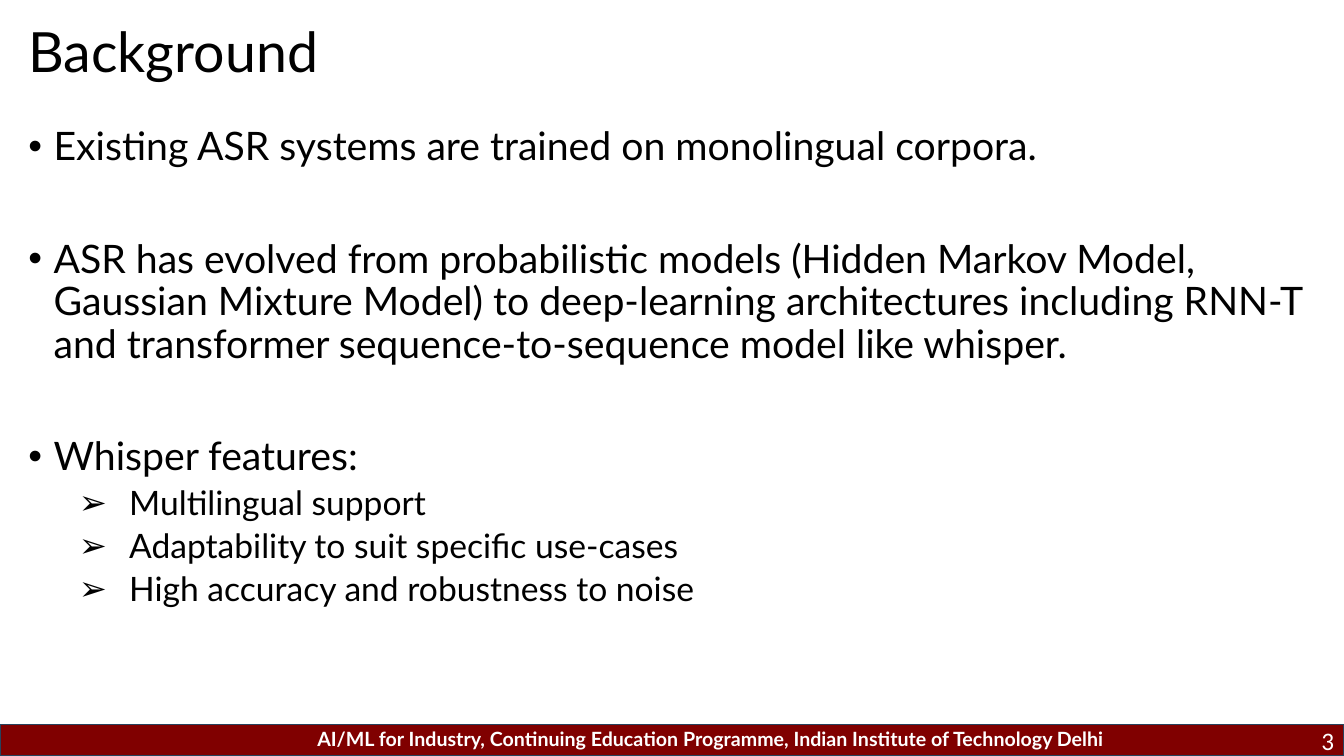
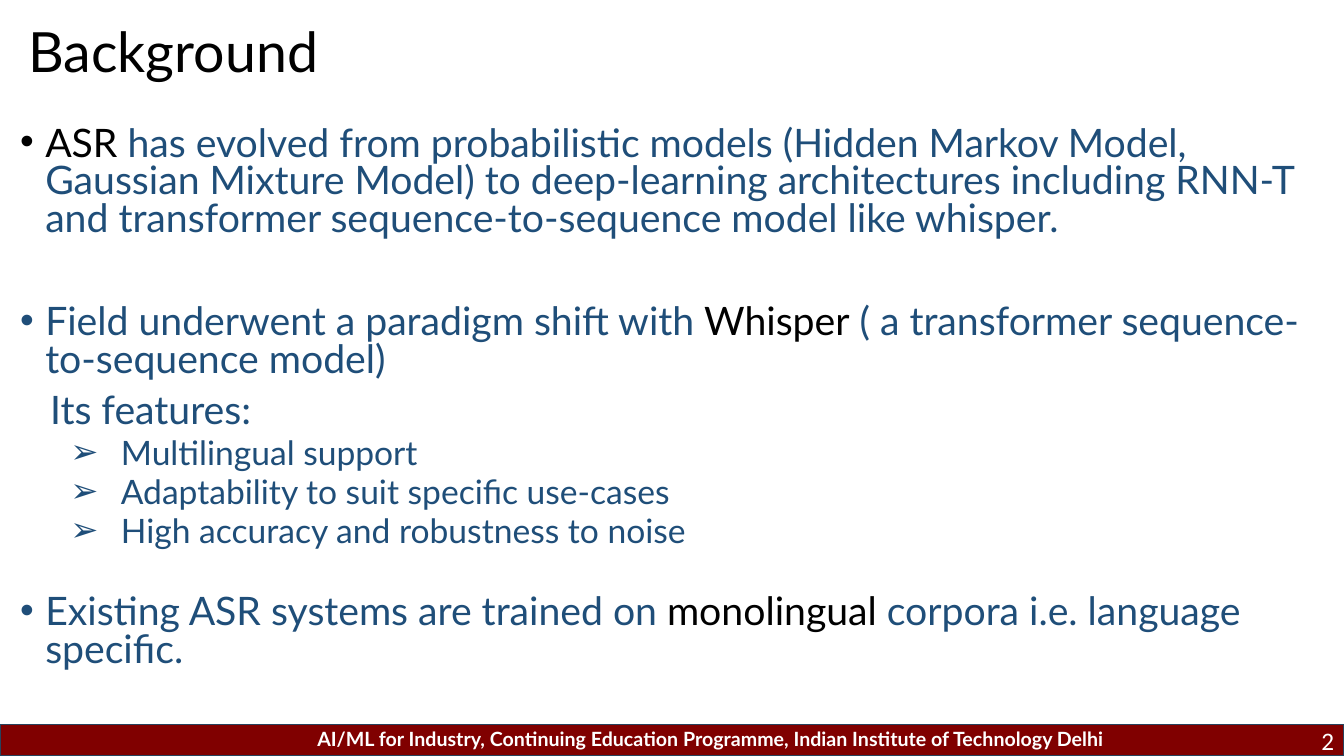
Before and after one commit to vineetdev/ai-ml-concepts-study, a slide deck: slide 2 of Projects/End-Project/PresentationTemplate-VineetSrivastava.pptx (slide 3 before the commit). Drawn at 1344x756 pixels with LibreOffice and Linux fonts; fonts in the diff are those of the drawing; background and template pictures are left out. Boxes give left, top, right and bottom in pixels: in the first picture for what was removed or moved away, otherwise in the second. Text is boxed around its words. In the diff, an @@ line names an element or a change of style, - is before the commit and + after.

Commit message:
Updated ppt

```diff
--- a/Projects/End-Project/PresentationTemplate-VineetSrivastava.pptx
+++ b/Projects/End-Project/PresentationTemplate-VineetSrivastava.pptx
@@ text "ASR has evolved from probabilistic ...": place and size @@
-text "ASR has evolved from probabilistic ..." at (54,131,1304,607)
+text "ASR has evolved from probabilistic ..." at (45,127,1299,670)
@@ text at (45,127,1295,549): text colour #000000 to #1F4E79 in "has evolved from probabilistic models (Hidden Markov ...", "Multilingual support", "Adaptability to suit specific use-cases", "High accuracy and robustness to noise"; line spacing 0.9 to 0.8 @@
@@ text at (54,131,1037,167): paragraph removed @@
-• Existing ASR systems are trained on monolingual corpora.
@@ text at (45,306,1299,425): text changed; text colour #000000 to #1F4E79 @@
-• Whisper features:
+• Field underwent a paradigm shift with Whisper ( a transformer sequence-to-sequence model)
+Its features:
@@ text at (45,596,1241,670): paragraph added @@
+  • Existing ASR systems are trained on monolingual corpora i.e. language specific.
@@ page number at (1321,733,1334,756): text changed @@
-3
+2
```
Also in this commit, not shown: 3 other slides changed, 1 slide added.
